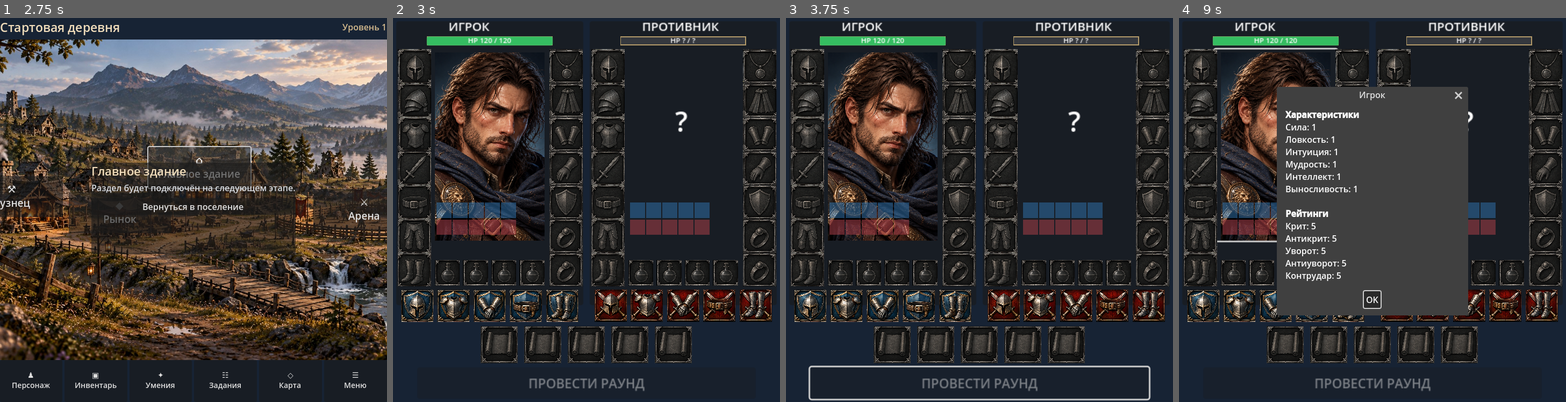
Above: before the commit, frames 1-4 (left to right).
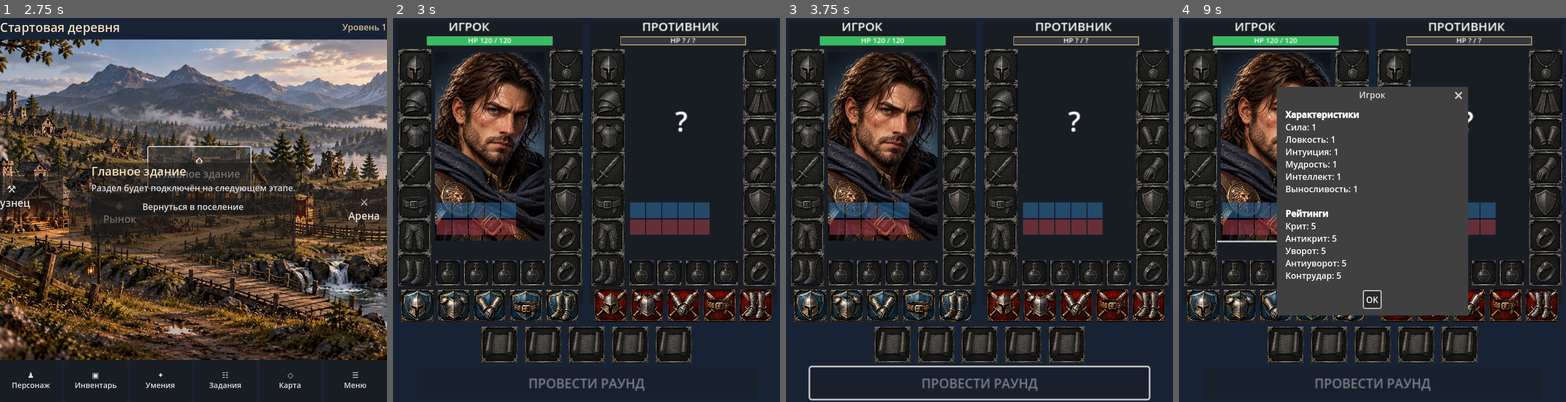
Above: after the commit, the same moments.

Repository: Archoniou1987/Battle-of-Artheon
Game: Godot game, scene res://scenes/main/main.tscn
Two runs of this game, one before a commit and one after it. Both use one fixed random seed, a clock stepped at 60 frames per second and the inputs below.
Inputs (mouse positions are in pixels of both pictures, inside the frame that each line leads up to):
- Up to frame 1 (2.75 s): click "⚒ Кузнец" at 0.5 s; click "◆ Рынок" at 1.25 s; click "⌂ Главное здание" at 2 s
- Up to frame 2 (3 s): click "⚔ Арена" at 2.75 s
- Up to frame 3 (3.75 s): click "♟ Персонаж" at 3.5 s
- Up to frame 4 (9 s): click "▣ Инвентарь" at 4.25 s; click "✦ Умения" at 5 s; click "☷ Задания" at 5.75 s; click "◇ Карта" at 6.5 s; click "☰ Меню" at 7.25 s; click "Вернуться в поселение" at 8 s; click (1275, 144) at 8.77 s

Frame 1 is identical in both runs. In frame 2, 1.9% of the frame differs, in the area x 2-98%, y 70-80%; in frame 3, 1.9%; in frame 4, 1.2%.

Commit message:
Prevent combat zone atlas color bleeding across cropped cells

Diff:
--- a/ui/arena/arena_screen.gd
+++ b/ui/arena/arena_screen.gd
@@ -22,11 +22,20 @@
 	var cell_key := index if is_player else index + 5
 	if zone_textures.has(cell_key):
 		return zone_textures[cell_key] as Texture2D
+	# The source PNG is 1536x614, so the 5-column split is fractional.
+	# Inset each region to prevent bilinear sampling from adjacent red/blue cells.
 	var cell_width := float(zone_atlas.get_width()) / 5.0
 	var cell_height := float(zone_atlas.get_height()) / 2.0
+	var inset := 3.0
 	var cropped := AtlasTexture.new()
 	cropped.atlas = zone_atlas
-	cropped.region = Rect2(index * cell_width, (0 if is_player else 1) * cell_height, cell_width, cell_height)
+	cropped.region = Rect2(
+		index * cell_width + inset,
+		(0 if is_player else 1) * cell_height + inset,
+		cell_width - inset * 2.0,
+		cell_height - inset * 2.0
+	)
+	cropped.filter_clip = true
 	zone_textures[cell_key] = cropped
 	return cropped
 const SLOT_SYMBOLS := {"head":"♙", "shoulders":"♜", "neck":"◉", "back":"▤", "chest":"▣", "wrists":"▥", "hands":"✋", "waist":"▰", "legs":"♧", "feet":"♧", "main_hand":"⚔", "off_hand":"⬟", "ring1":"◯", "ring2":"◯"}
